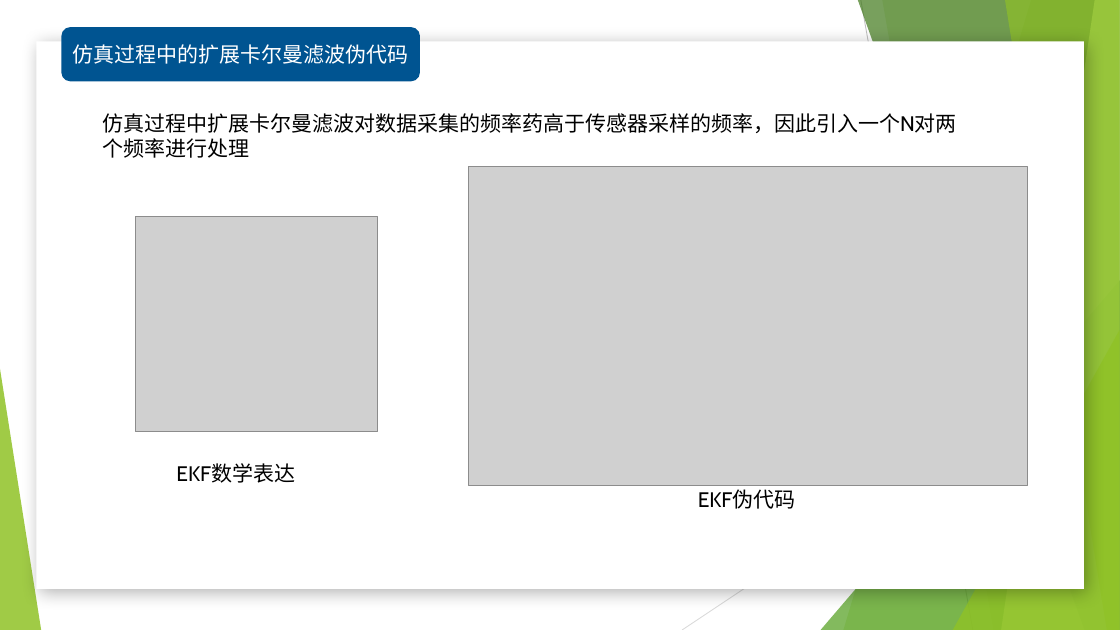
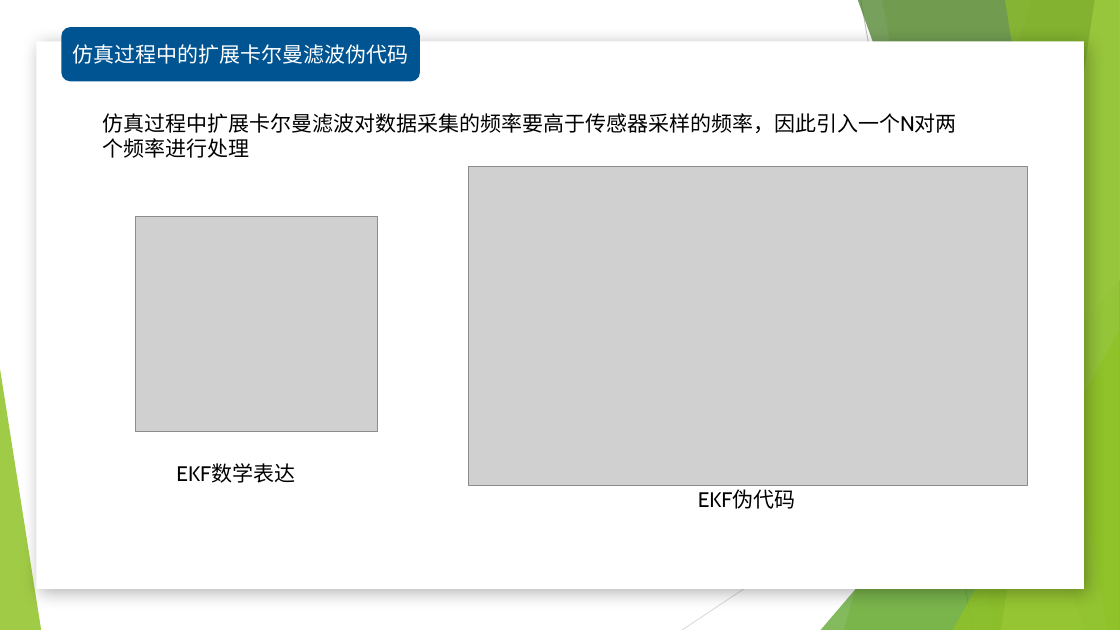
Before and after one commit to Substantiv/FastPlanner, a slide deck: slide 12 of StateEstimate/扩展卡尔曼滤波器及其在固定翼飞机状态估计中的应用.pptx. Drawn at 1120x630 pixels with LibreOffice and Linux fonts; fonts in the diff are those of the drawing; grey boxes stand for pictures; background and template pictures are left out. Boxes give left, top, right and bottom in pixels: in the first picture for what was removed or moved away, otherwise in the second. Text is boxed around its words. In the diff, an @@ line names an element or a change of style, - is before the commit and + after.

```diff
--- a/StateEstimate/扩展卡尔曼滤波器及其在固定翼飞机状态估计中的应用.pptx
+++ b/StateEstimate/扩展卡尔曼滤波器及其在固定翼飞机状态估计中的应用.pptx
@@ text at <box>102,113,957,133</box>: text changed @@
-仿真过程中扩展卡尔曼滤波对数据采集的频率药高于传感器采样的频率，因此引入一个N对两个频率进行处理
+仿真过程中扩展卡尔曼滤波对数据采集的频率要高于传感器采样的频率，因此引入一个N对两个频率进行处理
```
Also in this commit, not shown: 9 other slides changed, 9 other files.
